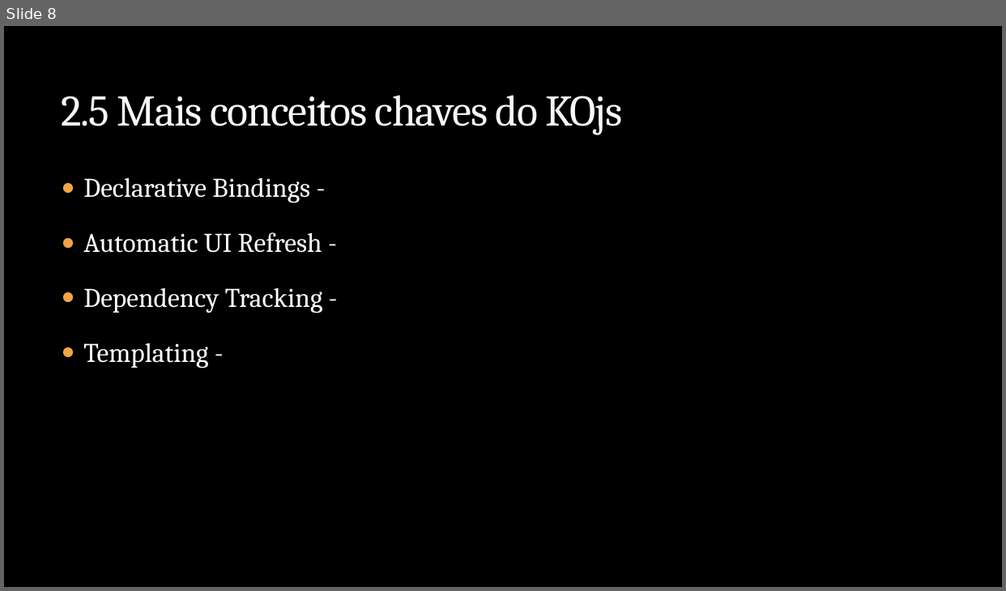
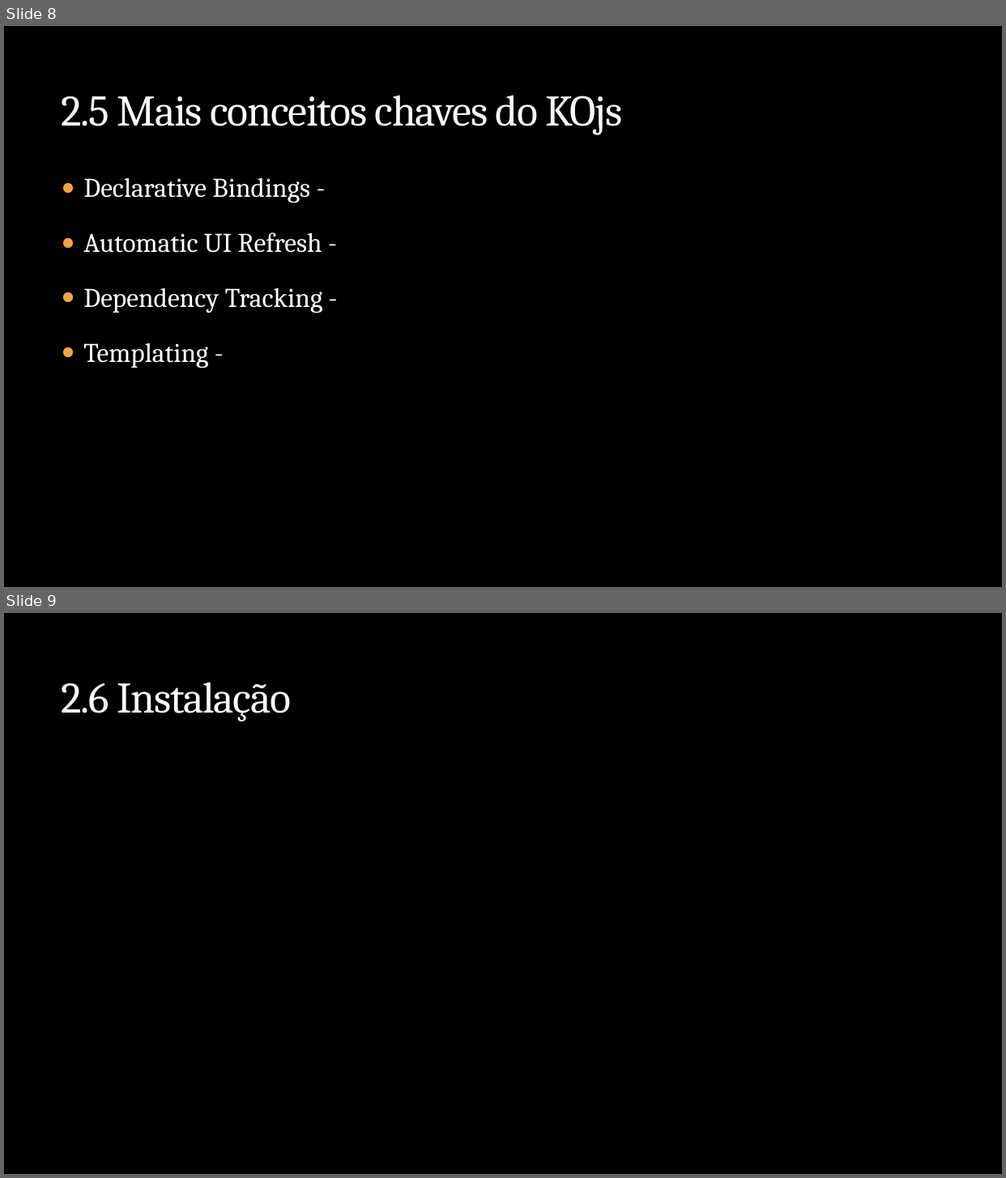
Before and after one commit to rodrigolessa/Sample.Kadastro.Knockout, a slide deck: Apresentacao.Knockout.JS/Knockout.JS.2014.04.pptx. Shown one above the other, each under a label of ours: slide 8 before the commit, slides 8 and 9 after it. The pictures are 1006x591 and 1006x1178 pixels, drawn with LibreOffice and Linux fonts; fonts in the diff are those of the drawing; background and template pictures are left out. Boxes give left, top, right and bottom in pixels: in the first picture for what was removed or moved away, otherwise in the second. Text is boxed around its words. In the diff, an @@ line names an element or a change of style, - is before the commit and + after.

```diff
--- a/Apresentacao.Knockout.JS/Knockout.JS.2014.04.pptx
+++ b/Apresentacao.Knockout.JS/Knockout.JS.2014.04.pptx
@@ slide 9 added at box(4, 613, 1002, 1174), background picture (left out) @@
@@ title added at box(62, 682, 291, 722), 42 pt, text #F9F9F9 @@
+2.6 Instalação
```
Also in this commit, not shown: 4 slides changed, 9 other files.
